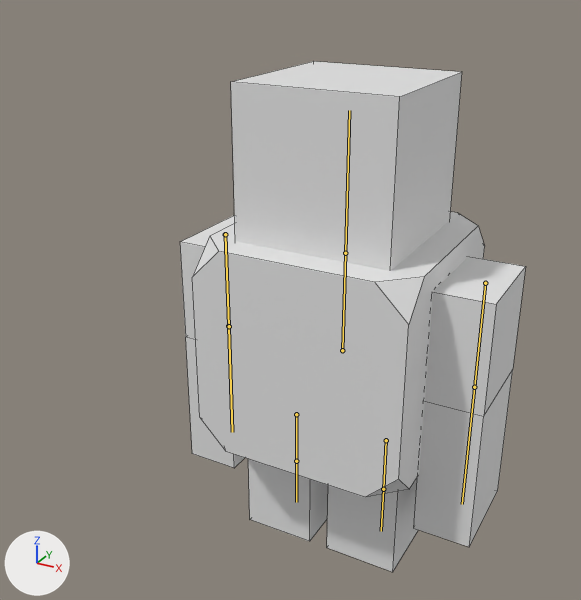
What one commit did to the Blender file assets/model/lil_guy_rig.blend.
The view is the same before and after, from a camera (50 mm lens) standing at (2.89, -6.3, 3.34) and looking at (-0.27, -0.55, 0.47). Lighting does not change. The marker at lower left points along +X, +Y and +Z. The bones that bend it are drawn over the model as lines. Mesh edges are drawn as thin lines.
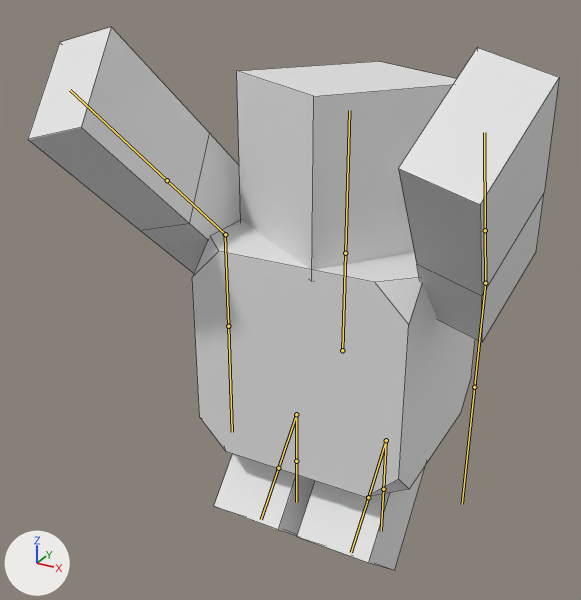
The newer file adds an action. The first version stands in its rest pose; the second is drawn at frame 10 of the action 'Climb_Hold'.

Diff of the bpy script that builds the scene:
```diff
--- a/assets/model/lil_guy_rig.blend.py
+++ b/assets/model/lil_guy_rig.blend.py
@@ bone_head @@
 bone_head = bpy.data.objects['Armature.001'].pose.bones['head']  # child of 'core'
-bone_head.rotation_quaternion = (1.0, 0.0, 0.0, 0.0)  # degrees (0, 0, 0)
+bone_head.rotation_quaternion = (0.954, 0.0, -0.301, 0.0)  # degrees (0, -35, 0)
@@ bone_upper_arm_l @@
 bone_upper_arm_l = bpy.data.objects['Armature.001'].pose.bones['upper_arm.L']  # child of 'core'
-bone_upper_arm_l.rotation_quaternion = (1.0, 0.0, 0.0, 0.0)  # degrees (0, 0, 0)
+bone_upper_arm_l.rotation_quaternion = (0.373, 0.918, -0.105, -0.08)  # degrees (135, 4, -15)
@@ bone_upper_arm_r @@
 bone_upper_arm_r = bpy.data.objects['Armature.001'].pose.bones['upper_arm.R']  # child of 'core'
-bone_upper_arm_r.rotation_quaternion = (1.0, 0.0, 0.0, 0.0)  # degrees (0, 0, 0)
+bone_upper_arm_r.rotation_quaternion = (0.373, 0.918, 0.105, 0.08)  # degrees (135, -4, 15)
@@ bone_upper_leg_l @@
 bone_upper_leg_l = bpy.data.objects['Armature.001'].pose.bones['upper_leg.L']  # child of 'core'
-bone_upper_leg_l.rotation_quaternion = (1.0, 0.0, 0.0, 0.0)  # degrees (0, 0, 0)
+bone_upper_leg_l.rotation_quaternion = (0.932, 0.363, 0.001, 0.0)  # degrees (43, 0, 0)
@@ bone_upper_leg_r @@
 bone_upper_leg_r = bpy.data.objects['Armature.001'].pose.bones['upper_leg.R']  # child of 'core'
-bone_upper_leg_r.rotation_quaternion = (1.0, 0.0, 0.0, 0.0)  # degrees (0, 0, 0)
+bone_upper_leg_r.rotation_quaternion = (0.932, 0.363, -0.001, 0.0)  # degrees (43, 0, 0)
```

Boxes [x1, y1, x2, y2] around the edits, measured in the pictures (581 x 600 px):
'Cube.001', posed (53% wider, 6% taller): before [180, 61, 526, 572]; after [28, 27, 559, 570]
bone 'upper_arm.L', root to tip: before (485, 283) to (474, 387); after (485, 283) to (485, 230)
bone 'upper_arm.R', root to tip: before (225, 234) to (229, 326); after (225, 234) to (167, 180)
bone 'upper_leg.L', root to tip: before (386, 440) to (383, 489); after (386, 440) to (368, 497)
bone 'upper_leg.R', root to tip: before (296, 414) to (296, 461); after (296, 414) to (278, 468)
